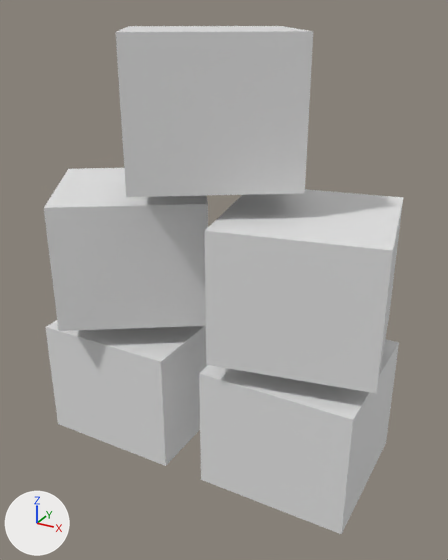
The FBX model SleepNGJ2025/Assets/magnuzoidArea/Exports/delivery_van_boxes.fbx as it was, and as the next commit left it.
Both versions are drawn from a 50 mm lens placed at (0.837, -3.781, 2.237), pointed at (-0.055, -2.16, 1.426). The lights are fixed; the arrows at lower left show +X, +Y and +Z. Where no turn or scale is listed for an object, it has been applied to the vertices.

Before the edit, the objects in view are built like this:
```python
me_plane_021 = bpy.data.meshes.new('Plane.021')
me_plane_021.from_pydata(...)  # a box spanning x -0.633..-0.149, y -0.227..0.257, z 0.0..0.411
me_plane_022 = bpy.data.meshes.new('Plane.022')
me_plane_022.from_pydata(...)  # 8 vertices, 6 faces; spans x -0.0033..0.0327, y -0.017..0.0189, z 0.0303..0.0563
me_plane_023 = bpy.data.meshes.new('Plane.023')
me_plane_023.from_pydata(...)  # 8 vertices, 6 faces; spans x -0.047..-0.0046, y -0.0202..0.0221, z 0.0303..0.0563
me_plane_024 = bpy.data.meshes.new('Plane.024')
me_plane_024.from_pydata(...)  # 8 vertices, 6 faces; spans x -0.0276..0.0148, y -0.0202..0.0221, z 0.061..0.087
ob_boxes_001 = bpy.data.objects.new('boxes.001', me_plane_021)
ob_boxes_001.location = (0.0, -2.172, 0.807)
ob_boxes_002 = bpy.data.objects.new('boxes.002', me_plane_022)
ob_boxes_002.parent = ob_boxes_root
ob_boxes_002.location = (0.0, 0.0, 0.0)
ob_boxes_002.scale = (15.8, 15.8, 15.8)
ob_boxes_003 = bpy.data.objects.new('boxes.003', me_plane_023)
ob_boxes_003.parent = ob_boxes_root
ob_boxes_003.location = (0.0, 0.0, 0.0)
ob_boxes_003.scale = (15.8, 15.8, 15.8)
ob_boxes_004 = bpy.data.objects.new('boxes.004', me_plane_024)
ob_boxes_004.parent = ob_boxes_root
ob_boxes_004.location = (0.0, 0.0, 0.0)
ob_boxes_004.scale = (15.8, 15.8, 15.8)
# also in view: 'boxes' at (0.232, -2.157, 1.012)
```
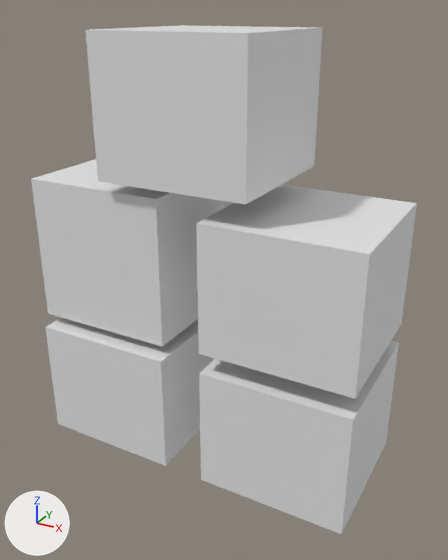
Commit message: fixed box rotations

What differs and where, as boxes [x1, y1, x2, y2] in the pictures (448 x 560 px):
'boxes.004', moved, turned: before [116, 26, 313, 197]; after [86, 25, 322, 205]
'boxes.002', moved, turned: before [205, 189, 403, 393]; after [196, 185, 417, 399]
'boxes.003', moved, turned: before [44, 168, 208, 331]; after [31, 159, 225, 347]

The edits, one by one:
In object 'boxes.002' (ob_boxes_002), parent is no longer ob_boxes_root.
Object 'boxes.002' (ob_boxes_002) moves from (0.0, 0.0, 0.0) to (0.0015, -2.127, 0.807).
Object 'boxes.002' (ob_boxes_002) turns from (0, 0, 0) to (0, 0, -11) degrees about x, y and z.
In object 'boxes.003' (ob_boxes_003), parent is no longer ob_boxes_root.
Object 'boxes.003' (ob_boxes_003) moves from (0.0, 0.0, 0.0) to (-0.075, -2.842, 1.728).
Object 'boxes.003' (ob_boxes_003) turns from (0, 0, 0) to (-90, -33, 0) degrees about x, y and z.
In object 'boxes.004' (ob_boxes_004), parent is no longer ob_boxes_root.
Object 'boxes.004' (ob_boxes_004) moves from (0.0, 0.0, 0.0) to (-0.0247, -2.225, 0.807).
Object 'boxes.004' (ob_boxes_004) turns from (0, 0, 0) to (0, 0, -33) degrees about x, y and z.
